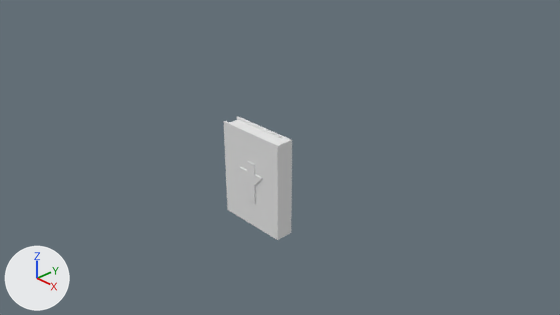
One commit to the Blender file Blender/Nature Planet/bible.blend: the scene before it, then after it.
One viewpoint serves both versions: the file's camera 'Camera'. Lighting does not change. The marker at lower left points along +X, +Y and +Z.

The scene before the commit, as lines of its bpy script (objects in view):
```python
me_cube = bpy.data.meshes.new('Cube')
me_cube.from_pydata(...)  # 94 vertices, 78 faces; spans x -1.0..1.07, y -1.14..1.0, z -1.04..1.04
me_cube.materials.append(mat_material)  # its picture is missing
# before: 68 (-0.16, -1.14, -0.45) at pixel (254, 202), 75 (-0.16, -1.14, -0.01) at pixel (254, 183), 82 (0.14, -1.14, -0.45) at pixel (247, 198), 83 (0.14, -1.14, 0.0) at pixel (246, 179), 84 (0.45, -1.14, 0.2) at pixel (239, 166)
# before: 85 (0.14, -1.14, 0.2) at pixel (246, 170), 86 (0.14, -1.14, 0.41) at pixel (246, 161), 87 (-0.15, -1.14, 0.41) at pixel (253, 164), 88 (-0.15, -1.14, 0.2) at pixel (253, 174), 89 (-0.44, -1.14, 0.2) at pixel (261, 178)
# before: 90 (0.45, -1.14, 0.2) at pixel (239, 166), 91 (0.22, -1.14, 0.0) at pixel (244, 178), 92 (-0.22, -1.14, -0.01) at pixel (255, 184), 93 (-0.44, -1.14, 0.2) at pixel (261, 178)
ob_cube = bpy.data.objects.new('Cube', me_cube)
ob_cube.location = (0.0, 0.0, 0.0)
ob_cube.scale = (-0.7, 0.172, 0.909)
```
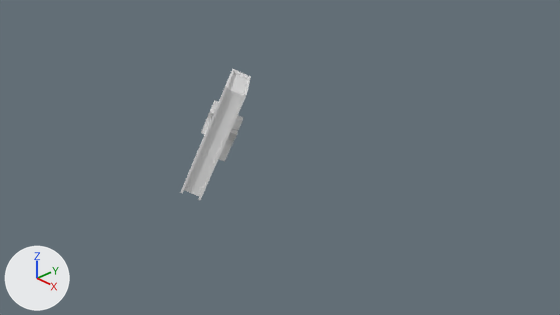
Location of each change, [x1, y1, x2, y2] in pixels of the pictures (560 x 315 px):
'Cube', reshaped, moved, turned: before [224, 116, 292, 240]; after [180, 69, 251, 200]
'Cube.001', added: after [201, 100, 218, 134]
part 1 of me_cube, built on: before [239, 161, 262, 203]; after [219, 116, 243, 162]

The edits, one by one:
me_cube has 94 vertices, 78 faces and spans x -1.0..1.07, y -1.14..1.0, z -1.04..1.04.
me_cube is used by ob_cube; location (0.0, 0.0, 0.0); scale (-0.7, 0.172, 0.909).
Verts and faces of me_cube; kept vertices keep their numbers, new ones are numbered from 94.
Part 1, on me_cube:
Faces deleted: (68, 82, 83, 91, 90, 84, 85, 86, 87, 88, 89, 93, 92, 75).
New vertices 94 to 107 stand at vertices 68, 75, 82 to 93, in that order, plus (0.0, -0.66, 0.0).
New faces: (75, 95, 106, 92), (94, 96, 97, 105, 104, 98, 99, 100, 101, 102, 103, 107, 106, 95), (84, 98, 104, 90), (82, 83, 97, 96), (86, 87, 101, 100), (89, 93, 107, 103).
New faces: (68, 82, 96, 94), (87, 88, 102, 101), (85, 86, 100, 99), (84, 85, 99, 98), (88, 89, 103, 102), (68, 94, 95, 75).
New faces: (90, 104, 105, 91), (92, 106, 107, 93), (83, 91, 105, 97).
Mesh me_cube_001 is new.
It has 32 vertices, 30 faces and spans x -2.36..2.42, y 0.4..1.43, z -0.82..0.16.
Object 'Cube' (ob_cube) moves from (0.0, 0.0, 0.0) to (-0.05, -0.85, 1.17).
Object 'Cube' (ob_cube) turns from (0, 0, 0) to (-336, 7.8, -223) degrees about x, y and z.
Object 'Cube.001' (ob_cube_001) is new; it shows me_cube_001.
Its location is (-0.24, -1.05, 1.29).
Its rotation in degrees is (-336, 7.8, -223).
Its scale is (-0.0992, -0.124, -0.587).
